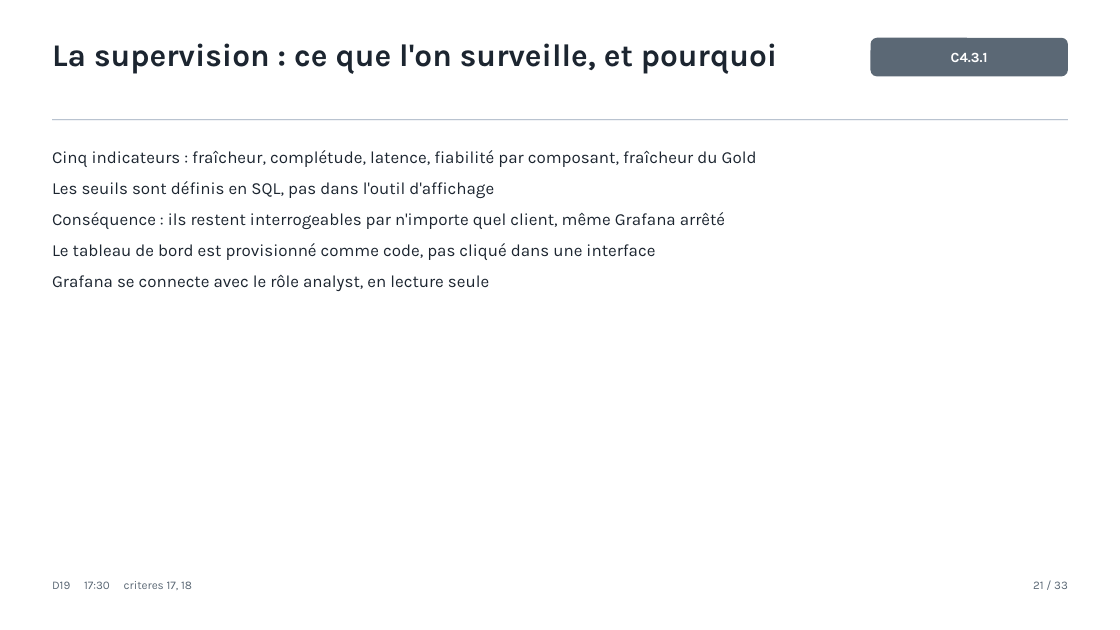
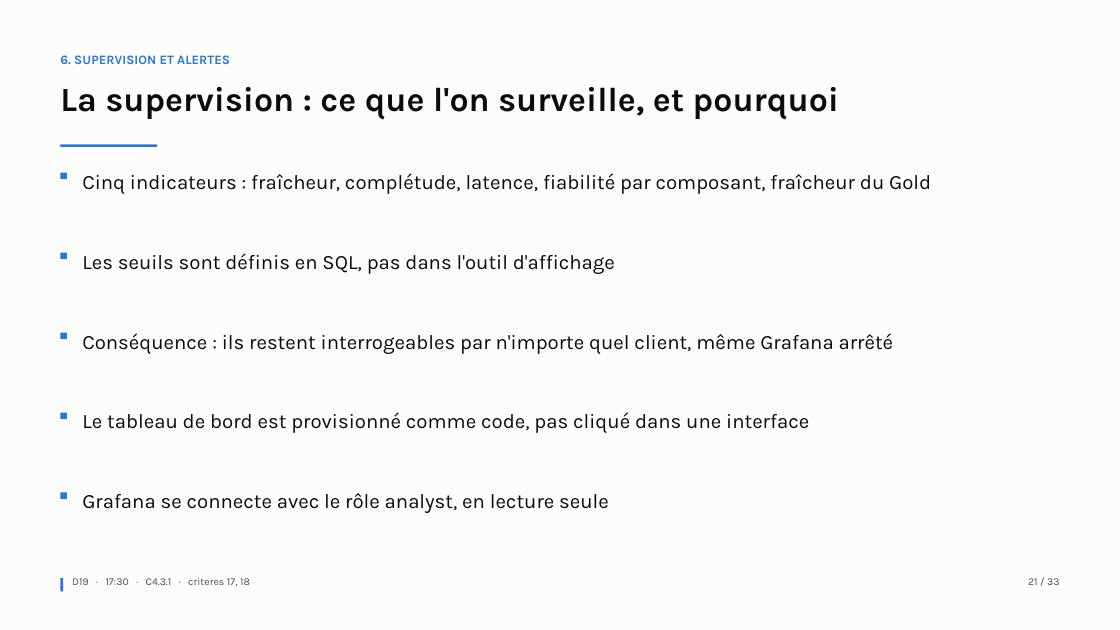
Before and after one commit to Mael8zinsou/gamelens-bloc4_0, a slide deck: slide 21 of docs/support_soutenance.pptx. Drawn at 1120x630 pixels with LibreOffice and Linux fonts; fonts in the diff are those of the drawing. Boxes give left, top, right and bottom in pixels: in the first picture for what was removed or moved away, otherwise in the second. Text is boxed around its words. In the diff, an @@ line names an element or a change of style, - is before the commit and + after.

```diff
--- a/docs/support_soutenance.pptx
+++ b/docs/support_soutenance.pptx
@@ rectangle added at [0, 0, 1120, 630], fill #FCFCFB @@
@@ text added at [60, 55, 230, 64], 11 pt, text #2A78D6, bold @@
+6. SUPERVISION ET ALERTES
@@ rounded rectangle removed at [870, 38, 1068, 76] @@
-C4.3.1
@@ text "La supervision : ce que ...": place and size @@
-text "La supervision : ce que ..." at [52, 43, 777, 74]
+text "La supervision : ce que ..." at [60, 87, 839, 119]
@@ text "La supervision : ce que ..." at [60, 87, 839, 119]: size 27 to 29 pt, text colour #1C2530 to #0B0B0B @@
@@ rectangle removed at [52, 119, 1068, 120] @@
@@ rectangle added at [60, 145, 157, 147], fill #2A78D6 @@
@@ text at [52, 150, 757, 198]: paragraphs removed @@
-Cinq indicateurs : fraîcheur, complétude, latence, fiabilité par composant, fraîcheur du Gold
-Les seuils sont définis en SQL, pas dans l'outil d'affichage
@@ rectangle added at [60, 173, 66, 179], fill #2A78D6 @@
@@ text added at [82, 173, 931, 194], 17.5 pt, text #0B0B0B @@
+Cinq indicateurs : fraîcheur, complétude, latence, fiabilité par composant, fraîcheur du Gold
@@ text at [52, 243, 655, 291]: paragraphs removed @@
-Le tableau de bord est provisionné comme code, pas cliqué dans une interface
-Grafana se connecte avec le rôle analyst, en lecture seule
@@ rectangle added at [60, 253, 66, 259], fill #2A78D6 @@
@@ text added at [82, 253, 615, 274], 17.5 pt, text #0B0B0B @@
+Les seuils sont définis en SQL, pas dans l'outil d'affichage
@@ text "Conséquence : ils restent interrogeables ...": place and size @@
-text "Conséquence : ils restent interrogeables ..." at [52, 150, 757, 291]
+text "Conséquence : ils restent interrogeables ..." at [82, 333, 894, 354]
@@ text "Conséquence : ils restent interrogeables ..." at [82, 333, 894, 354]: size 14.5 to 17.5 pt, text colour #1C2530 to #0B0B0B; indent changed; line spacing 1 to 1.15; less space between paragraphs @@
@@ rectangle added at [60, 333, 66, 339], fill #2A78D6 @@
@@ rectangle added at [60, 413, 66, 418], fill #2A78D6 @@
@@ text added at [82, 412, 809, 433], 17.5 pt, text #0B0B0B @@
+Le tableau de bord est provisionné comme code, pas cliqué dans une interface
@@ rectangle added at [60, 492, 66, 498], fill #2A78D6 @@
@@ text added at [82, 493, 609, 513], 17.5 pt, text #0B0B0B @@
+Grafana se connecte avec le rôle analyst, en lecture seule
@@ rectangle added at [60, 578, 63, 592], fill #2A78D6 @@
@@ text at [72, 578, 250, 586]: text changed; size 10 to 9 pt; text colour #5B6875 to #52514E @@
-D19 17:30 criteres 17, 18
+D19 · 17:30 · C4.3.1 · criteres 17, 18
@@ text "21 / 33" at [1028, 578, 1059, 585]: size 10 to 9 pt, text colour #5B6875 to #52514E @@
```
Also in this commit, not shown: 27 other slides changed, 5 slides added, 5 slides removed, 1 other file.
